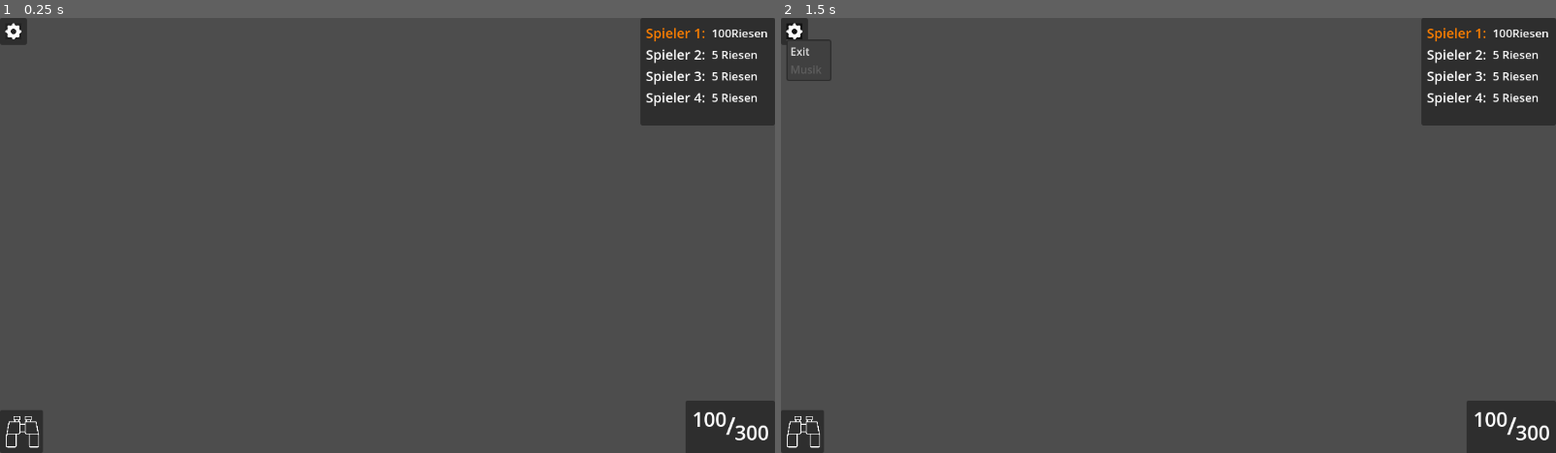
Above: before the commit, frames 1-2 (left to right).
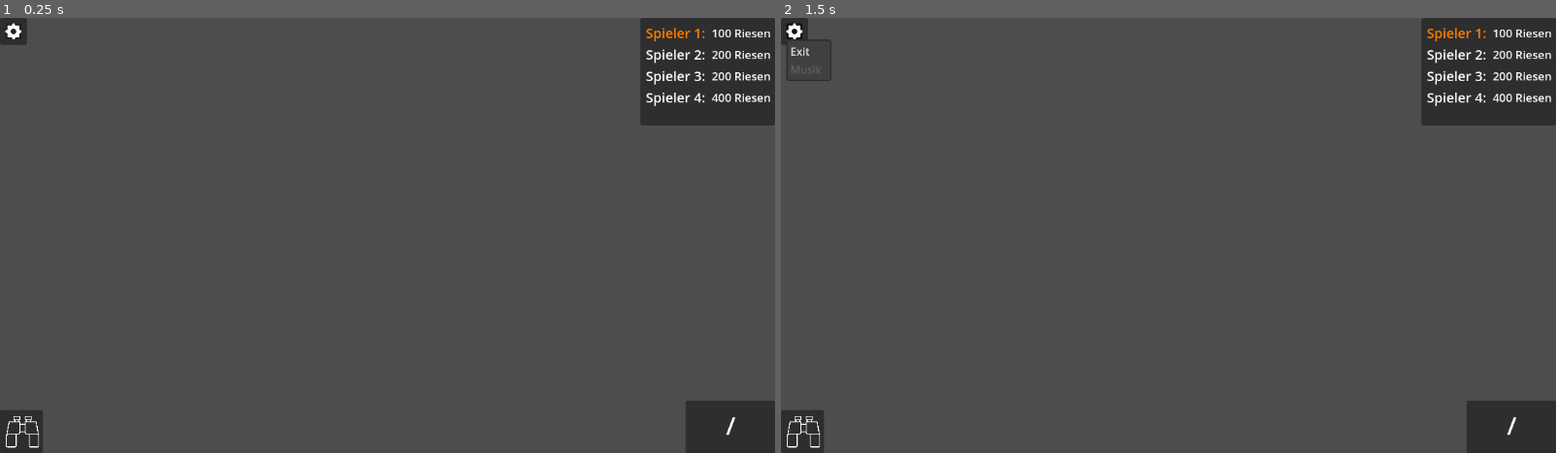
Above: after the commit, the same moments.

Repository: hfxbse/mparty
Game: Godot game, scene res://overlay/overlay.tscn
Same seed, same stepped clock (60 frames per second), same inputs: the game is played once before the commit and once after it. This scene is started directly instead of the project's main scene.
Inputs (mouse positions are in pixels of both pictures, inside the frame that each line leads up to):
- Up to frame 1 (0.25 s): no input
- Up to frame 2 (1.5 s): tap Enter at 0.5 s; move the mouse to (1339, 213) at 0.52 s; hold M 0.53-1.25 s; click (1339, 213) at 0.67 s; click (796, 31) at 1.27 s

The runs differ from the first frame. In frame 1, 0.5% of the frame differs, in the area x 89-100%, y 2-98%; in frame 2, 0.5%.

Commit message:
Add dynamic rounds

Diff:
--- a/overlay/GridContainer.gd
+++ b/overlay/GridContainer.gd
@@ -11,7 +11,15 @@
 	spieler.add_theme_color_override("font_color", Color(1, 0.5, 0))
 
 	var money = "100" #how to change the Text of Moneystats
-	geld1.set_text(money + "Riesen")
+	geld1.set_text(money + " Riesen")
+	money="200"
+	geld2.set_text(money + " Riesen")
+	money="200"
+	geld3.set_text(money + " Riesen")
+	money="400"
+	geld4.set_text(money + " Riesen")
+
+
 
 # Called every frame. 'delta' is the elapsed time since the previous frame.
 func _process(delta):
--- a/overlay/overlay.tscn
+++ b/overlay/overlay.tscn
@@ -1,8 +1,9 @@
-[gd_scene load_steps=4 format=3 uid="uid://d0srafpochl6y"]
+[gd_scene load_steps=5 format=3 uid="uid://d0srafpochl6y"]
 
 [ext_resource type="Texture2D" uid="uid://ckyo5673aivb1" path="res://Pictures/Picture6.png" id="1_yyl4d"]
 [ext_resource type="Texture2D" uid="uid://bxdc70a6a0h2i" path="res://Pictures/Picture5.png" id="2_2lj4e"]
 [ext_resource type="Script" path="res://overlay/GridContainer.gd" id="3_a58id"]
+[ext_resource type="Script" path="res://overlay/Rounds.gd" id="4_3gu32"]
 
 [node name="gameOverlay" type="Node2D"]
 
@@ -83,7 +84,6 @@
 [node name="Geldstatus1" type="Label" parent="Panel/Stats/GridContainer"]
 layout_mode = 2
 theme_override_font_sizes/font_size = 17
-text = "5 Riesen"
 horizontal_alignment = 2
 
 [node name="Spieler2" type="Label" parent="Panel/Stats/GridContainer"]
@@ -94,7 +94,6 @@
 [node name="Geldstatus2" type="Label" parent="Panel/Stats/GridContainer"]
 layout_mode = 2
 theme_override_font_sizes/font_size = 17
-text = "5 Riesen"
 
 [node name="Spieler3" type="Label" parent="Panel/Stats/GridContainer"]
 layout_mode = 2
@@ -104,7 +103,6 @@
 [node name="Geldstatus3" type="Label" parent="Panel/Stats/GridContainer"]
 layout_mode = 2
 theme_override_font_sizes/font_size = 17
-text = "5 Riesen"
 
 [node name="Spieler4" type="Label" parent="Panel/Stats/GridContainer"]
 layout_mode = 2
@@ -114,7 +112,6 @@
 [node name="Geldstatus4" type="Label" parent="Panel/Stats/GridContainer"]
 layout_mode = 2
 theme_override_font_sizes/font_size = 17
-text = "5 Riesen"
 
 [node name="Rounds" type="Panel" parent="Panel"]
 layout_mode = 0
@@ -122,6 +119,7 @@
 offset_top = 570.0
 offset_right = 1152.0
 offset_bottom = 650.0
+script = ExtResource("4_3gu32")
 
 [node name="RoundStatus" type="Label" parent="Panel/Rounds"]
 layout_mode = 0
@@ -130,7 +128,6 @@
 offset_right = 61.0
 offset_bottom = 51.0
 theme_override_font_sizes/font_size = 30
-text = "100"
 horizontal_alignment = 2
 
 [node name="SeperateSign" type="Label" parent="Panel/Rounds"]
@@ -150,4 +147,3 @@
 offset_right = 124.0
 offset_bottom = 71.0
 theme_override_font_sizes/font_size = 30
-text = "300"
